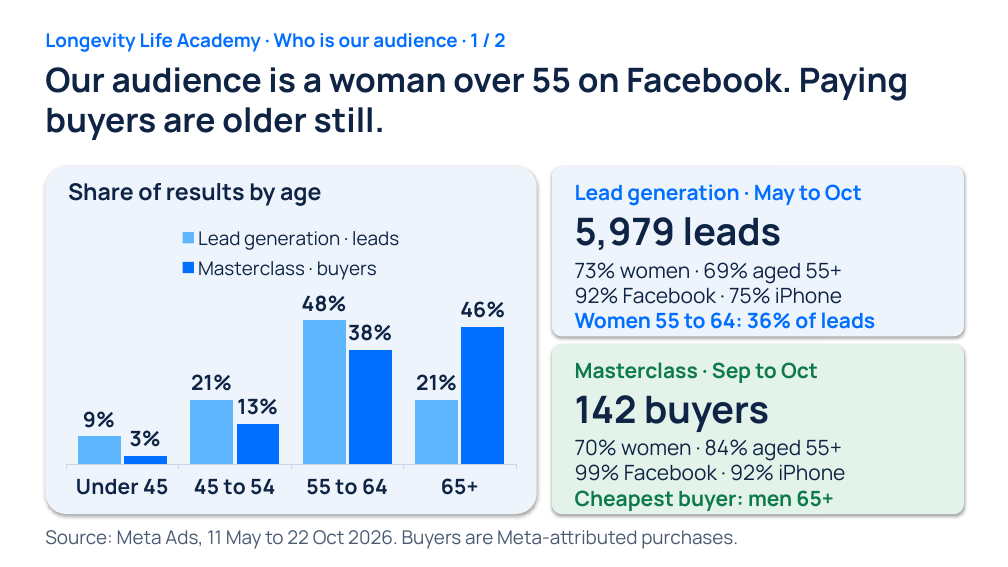
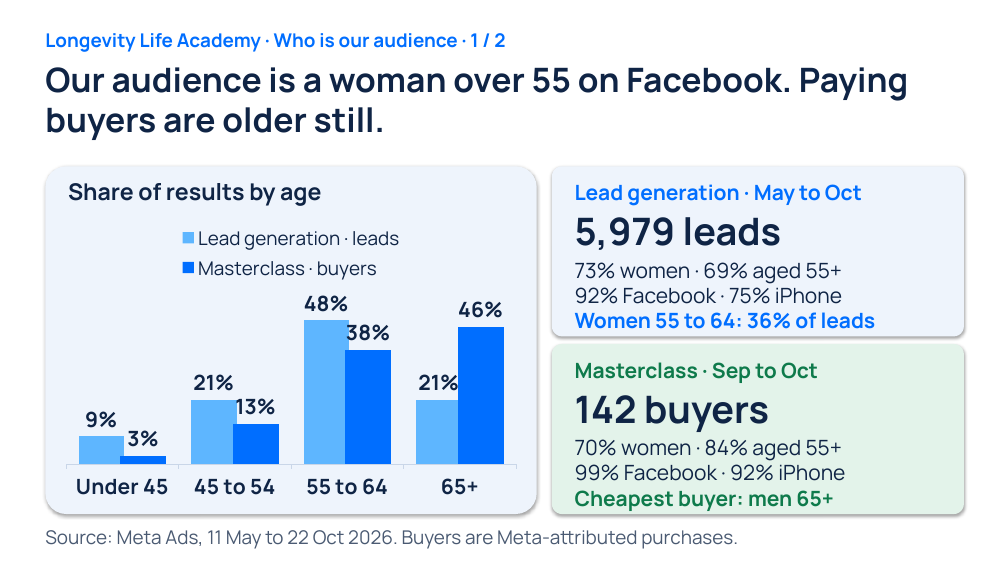
Before and after one commit to gitteromri-ux/julie-ceo-launch-report, a slide deck: slide 1 of audience-2026-10-22/LLA_Who_Is_Our_Audience.pptx. Drawn at 1008x567 pixels with LibreOffice and Linux fonts; fonts in the diff are those of the drawing. Boxes give left, top, right and bottom in pixels: in the first picture for what was removed or moved away, otherwise in the second. Text is boxed around its words. In the diff, an @@ line names an element or a change of style, - is before the commit and + after.

```diff
--- a/audience-2026-10-22/LLA_Who_Is_Our_Audience.pptx
+++ b/audience-2026-10-22/LLA_Who_Is_Our_Audience.pptx
@@ column chart at [57, 216, 526, 507] @@
@@ bar spacing changed @@
```
Also in this commit, not shown: 2 other files.
